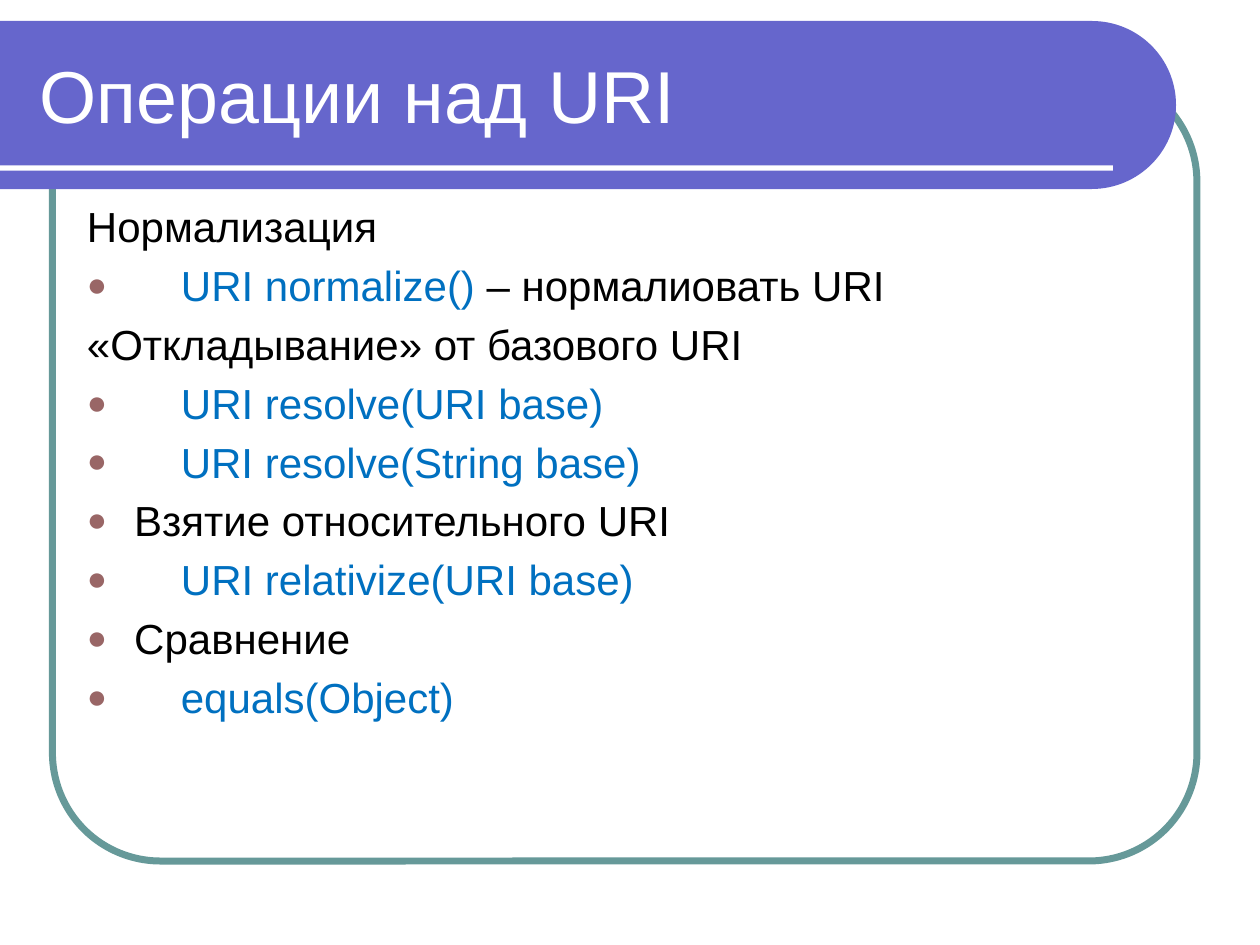
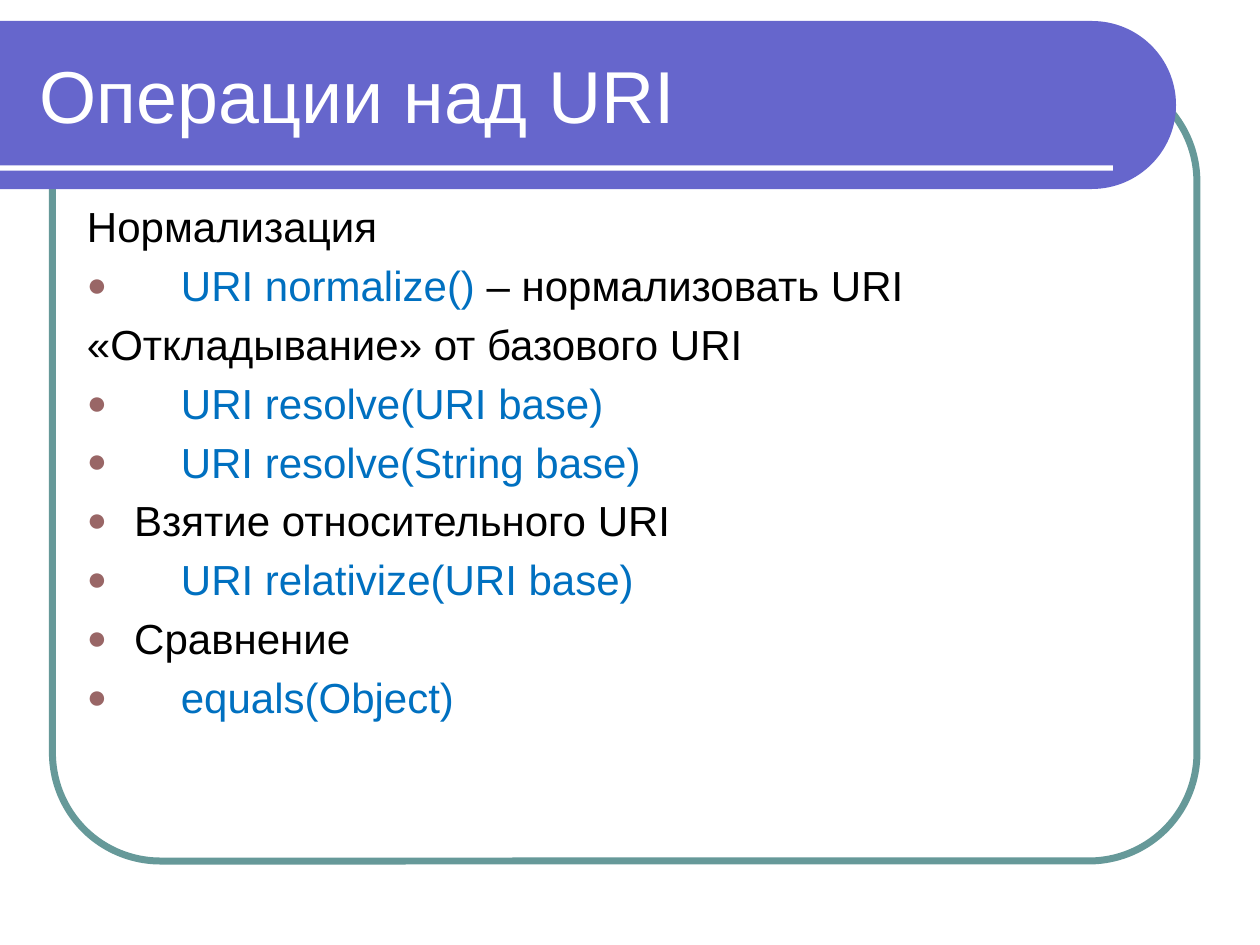
Before and after one commit to maxchv/JavaLessons, a slide deck: slide 7 of Lesson16/Network.pptx (slide 10 before the commit). Drawn at 1260x945 pixels with LibreOffice and Linux fonts; fonts in the diff are those of the drawing. Boxes give left, top, right and bottom in pixels: in the first picture for what was removed or moved away, otherwise in the second. Text is boxed around its words. In the diff, an @@ line names an element or a change of style, - is before the commit and + after.

```diff
--- a/Lesson16/Network.pptx
+++ b/Lesson16/Network.pptx
@@ text at (181, 270, 903, 310): text changed @@
-● URI normalize() – нормалиовать URI
+● URI normalize() – нормализовать URI
```
Also in this commit, not shown: 1 other slide changed, 1 other file.
